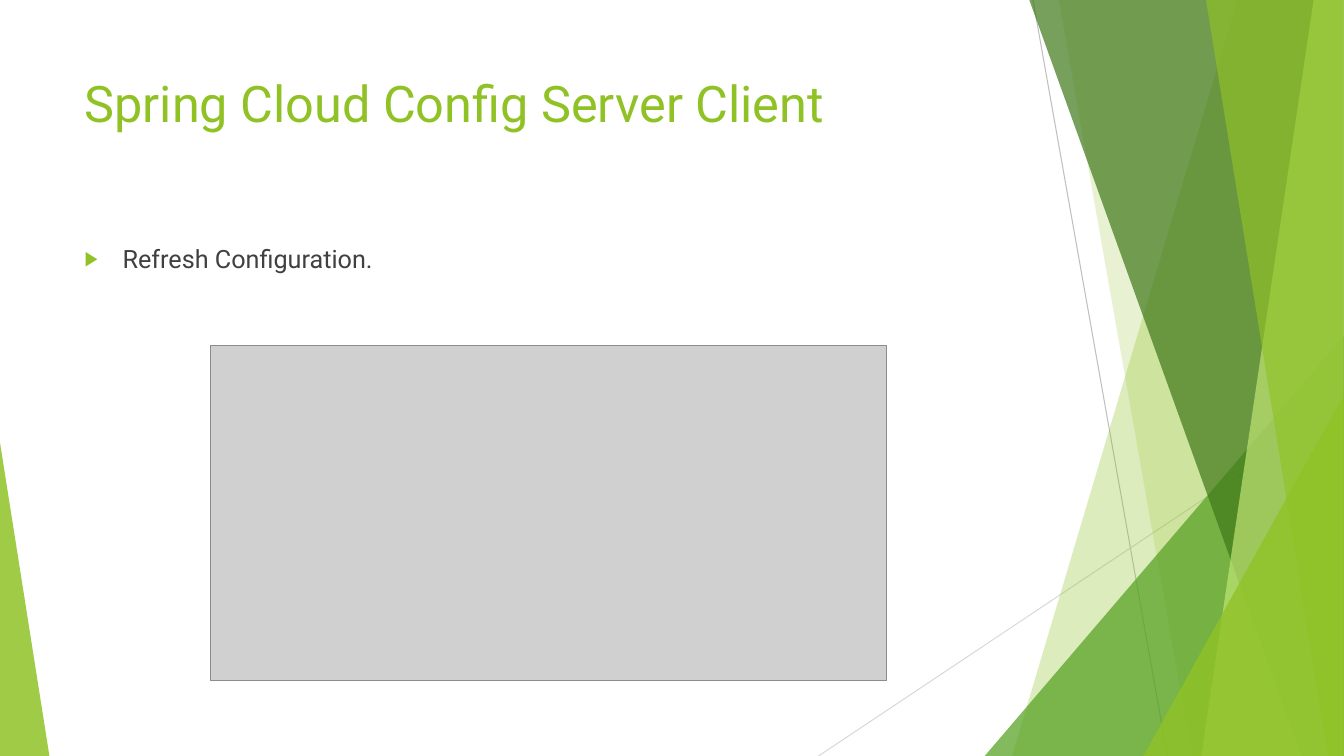
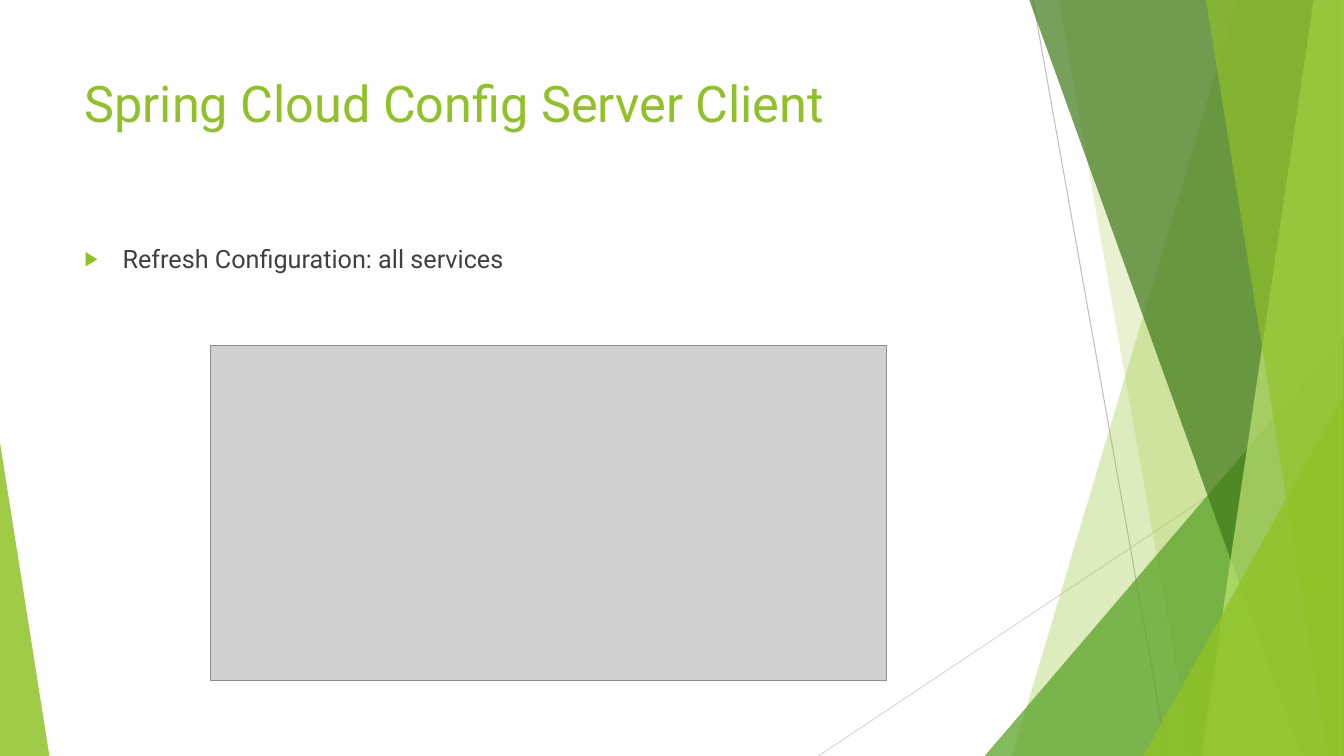
Before and after one commit to brrshh/configuration, a slide deck: slide 11 of Spring Cloud.pptx (slide 8 before the commit). Drawn at 1344x756 pixels with LibreOffice and Linux fonts; fonts in the diff are those of the drawing; grey boxes stand for pictures. Boxes give left, top, right and bottom in pixels: in the first picture for what was removed or moved away, otherwise in the second. Text is boxed around its words. In the diff, an @@ line names an element or a change of style, - is before the commit and + after.

```diff
--- a/Spring Cloud.pptx
+++ b/Spring Cloud.pptx
@@ text at box(123, 249, 503, 274): text changed @@
-▶ Refresh Configuration.
+▶ Refresh Configuration: all services
```
Also in this commit, not shown: 7 other slides changed, 10 slides added, 29 other files.
